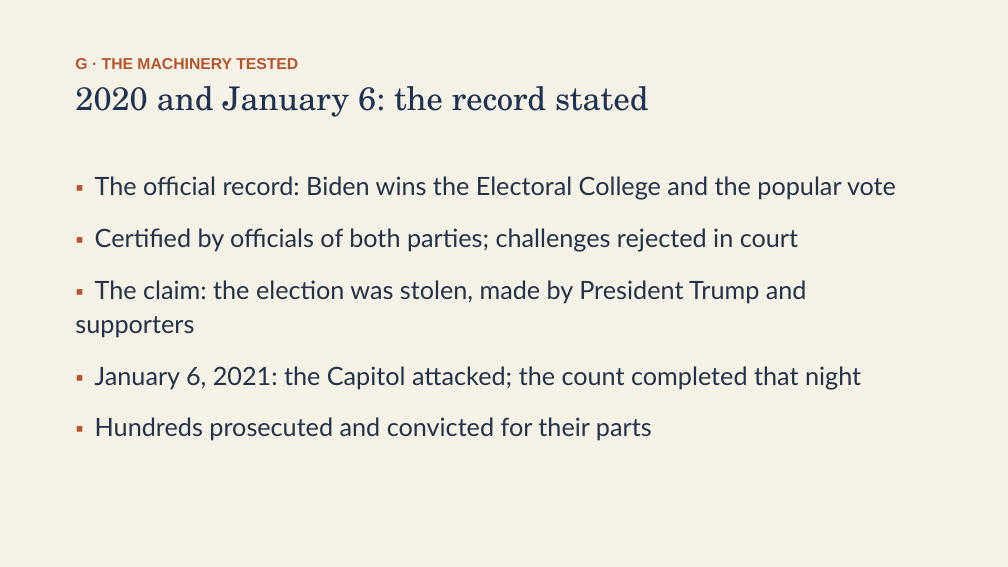
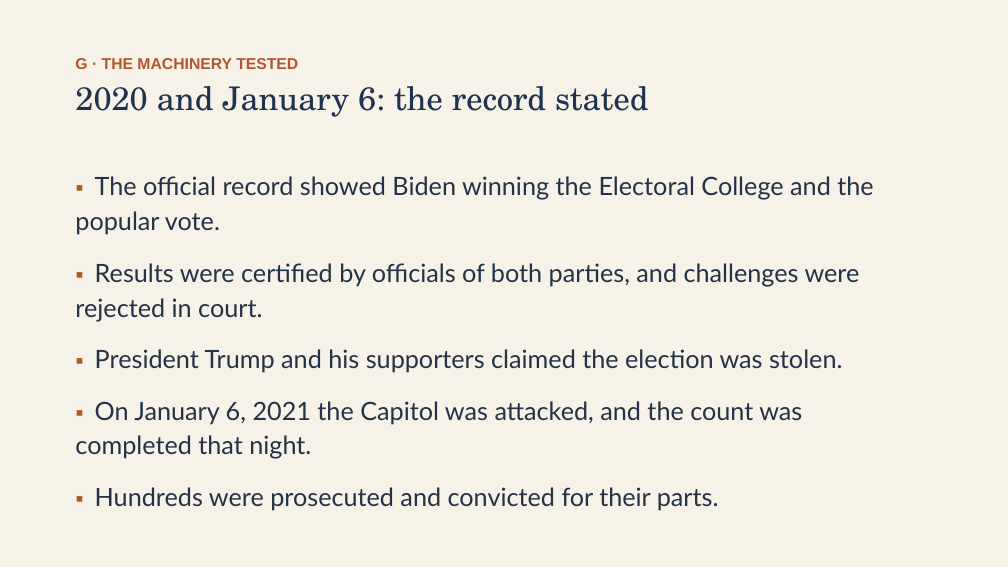
Before and after one commit to ab17gthb/humanities-curriculum-group, a slide deck: slide 22 of modern-america/lesson-08/lesson-08-slides.pptx. Drawn at 1008x567 pixels with LibreOffice and Linux fonts; fonts in the diff are those of the drawing. Boxes give left, top, right and bottom in pixels: in the first picture for what was removed or moved away, otherwise in the second. Text is boxed around its words. In the diff, an @@ line names an element or a change of style, - is before the commit and + after.

```diff
--- a/modern-america/lesson-08/lesson-08-slides.pptx
+++ b/modern-america/lesson-08/lesson-08-slides.pptx
@@ text at <box>75,176,873,511</box>: text changed @@
-▪ The official record: Biden wins the Electoral College and the popular vote
-▪ Certified by officials of both parties; challenges rejected in court
-▪ The claim: the election was stolen, made by President Trump and supporters
-▪ January 6, 2021: the Capitol attacked; the count completed that night
-▪ Hundreds prosecuted and convicted for their parts
+▪ The official record showed Biden winning the Electoral College and the popular vote.
+▪ Results were certified by officials of both parties, and challenges were rejected in court.
+▪ President Trump and his supporters claimed the election was stolen.
+▪ On January 6, 2021 the Capitol was attacked, and the count was completed that night.
+▪ Hundreds were prosecuted and convicted for their parts.
```
Also in this commit, not shown: 8 other slides changed, 6 other files.
